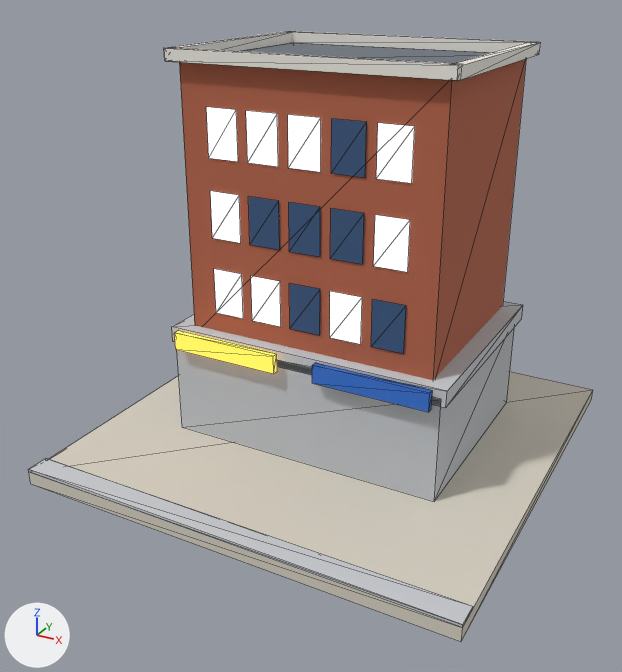
Two versions of the glTF model public/models/v2/09_lod1.glb, one commit apart.
Rendered twice from a 50 mm lens placed at (0.791, -1.555, 1.024), pointed at (-0.019, -0.083, 0.288). Arrows for +X, +Y and +Z are at lower left; the lights stay in place. The picture after the commit comes second. Mesh edges are drawn as thin lines. Vertices at exactly the same position are counted once.

In view in the first picture: 'b09_v2_lod1'.
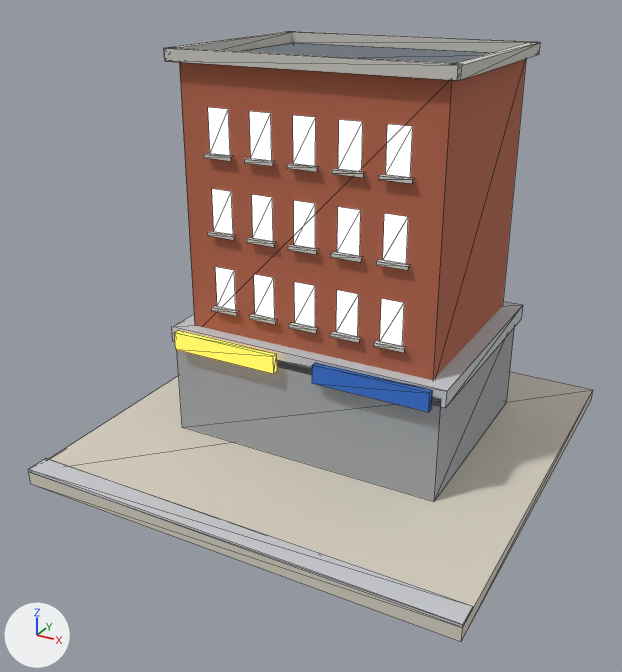
Pixel boxes (x1, y1, x2, y2) of what changed, in the pictures (622 x 672 px):
'b09_v2_lod1', surface changed, reshaped: (28, 31, 593, 642) in both
part 1 of me_b09_v2_lod1, rebuilt (29% narrower, 10% shorter): before (288, 115, 321, 172); after (293, 115, 316, 166)
part 2 of me_b09_v2_lod1, rebuilt (30% narrower, 10% shorter): before (331, 119, 367, 177); after (338, 120, 363, 172)
part 3 of me_b09_v2_lod1, rebuilt (30% narrower, 10% shorter): before (376, 123, 415, 183); after (386, 124, 413, 178)
part 4 of me_b09_v2_lod1, rebuilt (29% narrower, 12% shorter): before (330, 208, 364, 264); after (337, 207, 361, 256)
part 5 of me_b09_v2_lod1, rebuilt (29% narrower, 12% shorter): before (251, 276, 281, 327); after (254, 274, 275, 319)
part 6 of me_b09_v2_lod1, rebuilt (27% narrower, 11% shorter): before (330, 291, 362, 344); after (336, 290, 359, 337)
part 7 of me_b09_v2_lod1, rebuilt (31% narrower, 12% shorter): before (371, 299, 406, 354); after (380, 298, 404, 346)
part 8 of me_b09_v2_lod1, rebuilt (33% narrower, 13% shorter): before (248, 196, 280, 250); after (252, 195, 273, 242)
part 9 of me_b09_v2_lod1, rebuilt (30% narrower, 10% shorter): before (374, 215, 410, 272); after (383, 213, 408, 264)
part 10 of me_b09_v2_lod1, rebuilt (30% narrower, 11% shorter): before (206, 107, 238, 162); after (208, 107, 230, 156)
part 11 of me_b09_v2_lod1, rebuilt (27% narrower, 11% shorter): before (246, 111, 278, 167); after (249, 111, 272, 161)
part 12 of me_b09_v2_lod1, reshaped: before (210, 191, 320, 335); after (204, 153, 414, 353)
part 13 of me_b09_v2_lod1, recoloured: before (214, 269, 242, 312); after (212, 306, 236, 311)
part 14 of me_b09_v2_lod1, recoloured: before (289, 202, 320, 328); after (248, 238, 361, 257)

The change, as a list of edits to the scene's bpy script:
```text
Change mat_wall_grey:
    where n2 = _N.new('ShaderNodeMix'); n2.name = 'Mix'
    n2.inputs[7].default_value: (0.521, 0.546, 0.578, 1.0) -> (0.361, 0.381, 0.402, 1.0)  # 'B', light grey #bfc3c8 -> 'B', grey #a2a6aa
Change mat_white:
    where n2 = _N.new('ShaderNodeMix'); n2.name = 'Mix'
    n2.inputs[7].default_value: (0.88, 0.855, 0.791, 1.0) -> (0.617, 0.597, 0.552, 1.0)  # 'B', white #f1eee6 -> 'B', light grey #cecbc4
Add mat_glow_window_res:
    mat_glow_window_res = bpy.data.materials.new('glow_window_res')
    # nodes: BsdfPrincipled, Mix, OutputMaterial, VertexColor
    # colours: blue #3d5a82, mixed with the vertex colours
Change me_b09_v2_lod1:
    remove me_b09_v2_lod1.from_pydata(...)  # 146 vertices, 140 faces; spans x -0.48..0.48, y -0.48..0.48, z 0.0..0.864
    add me_b09_v2_lod1.from_pydata(...)  # 236 vertices, 200 faces; spans x -0.48..0.48, y -0.48..0.48, z 0.0..0.864
    me_b09_v2_lod1 part 1: the loose piece of 4 vertices spanning x -0.035..0.035, y -0.143, z 0.657..0.757 is rebuilt with 4 vertices and now spans x -0.024..0.024, y -0.143, z 0.666..0.756, in mat_glow_window_res
    me_b09_v2_lod1 part 2: the loose piece of 4 vertices spanning x 0.057..0.127, y -0.143, z 0.657..0.757 is rebuilt with 4 vertices and now spans x 0.072..0.119, y -0.143, z 0.666..0.756, in mat_glow_window_res
    me_b09_v2_lod1 part 3: the loose piece of 4 vertices spanning x 0.149..0.219, y -0.143, z 0.657..0.757 is rebuilt with 4 vertices and now spans x 0.167..0.215, y -0.143, z 0.666..0.756, in mat_glow_window_res
    me_b09_v2_lod1 part 4: the loose piece of 4 vertices spanning x 0.057..0.127, y -0.143, z 0.49..0.59 is rebuilt with 4 vertices and now spans x 0.072..0.119, y -0.143, z 0.505..0.595, in mat_glow_window_res
    me_b09_v2_lod1 part 5: the loose piece of 4 vertices spanning x -0.127..-0.057, y -0.143, z 0.323..0.423 is rebuilt with 4 vertices and now spans x -0.119..-0.072, y -0.143, z 0.338..0.428, in mat_glow_window_res
    me_b09_v2_lod1 part 6: the loose piece of 4 vertices spanning x 0.057..0.127, y -0.143, z 0.323..0.423 is rebuilt with 4 vertices and now spans x 0.072..0.119, y -0.143, z 0.338..0.428, in mat_glow_window_res
    me_b09_v2_lod1 part 7: the loose piece of 4 vertices spanning x 0.149..0.219, y -0.143, z 0.323..0.423 is rebuilt with 4 vertices and now spans x 0.167..0.215, y -0.143, z 0.338..0.428, in mat_glow_window_res
    me_b09_v2_lod1 part 8: the loose piece of 4 vertices spanning x -0.127..-0.057, y -0.143, z 0.49..0.59 is rebuilt with 4 vertices and now spans x -0.119..-0.072, y -0.143, z 0.505..0.595, in mat_glow_window_res
    me_b09_v2_lod1 part 9: the loose piece of 4 vertices spanning x 0.149..0.219, y -0.143, z 0.49..0.59 is rebuilt with 4 vertices and now spans x 0.167..0.215, y -0.143, z 0.505..0.595, in mat_glow_window_res
    me_b09_v2_lod1 part 10: the loose piece of 4 vertices spanning x -0.219..-0.149, y -0.143, z 0.657..0.757 is rebuilt with 4 vertices and now spans x -0.215..-0.167, y -0.143, z 0.666..0.756, in mat_glow_window_res
    me_b09_v2_lod1 part 11: the loose piece of 4 vertices spanning x -0.127..-0.057, y -0.143, z 0.657..0.757 is rebuilt with 4 vertices and now spans x -0.119..-0.072, y -0.143, z 0.666..0.756, in mat_glow_window_res
    me_b09_v2_lod1 part 12
    6 vertices are removed from x -0.219..0.035, y -0.143, z 0.323..0.59
    5 faces are deleted
    10 vertices move from x -0.219..0.035, y -0.143, z 0.323..0.59 to x -0.223..0.128, y -0.154..-0.143, z 0.338..0.505
    54 vertices are added at x -0.223..0.159, y -0.154..-0.143, z 0.331..0.666
    22 new vertices lie (0.064, 0.0, 0.0) away from vertices in x -0.223..0.159, y -0.154..-0.143, z 0.331..0.666
    12 new vertices lie (0.065, 0.0, 0.0) away from vertices in x -0.128..0.063, y -0.154..-0.143, z 0.331..0.666
    8 new vertices lie (0.048, 0.0, 0.0) away from vertices in x -0.215..-0.024, y -0.143, z 0.338..0.595
    57 new faces join them, mat_white
    8 new faces join them, mat_glow_window_res
    me_b09_v2_lod1 part 13: 1 face spanning x -0.223..-0.159, y -0.154..-0.143, z 0.338 switches from mat_glow_window to mat_white
    me_b09_v2_lod1 part 14: 2 faces spanning x -0.128..0.128, y -0.154..-0.143, z 0.505 switch from mat_glass_dark to mat_white
    remove me_b09_v2_lod1.materials.append(mat_glow_window)
    add me_b09_v2_lod1.materials.append(mat_glow_window_res)
```
